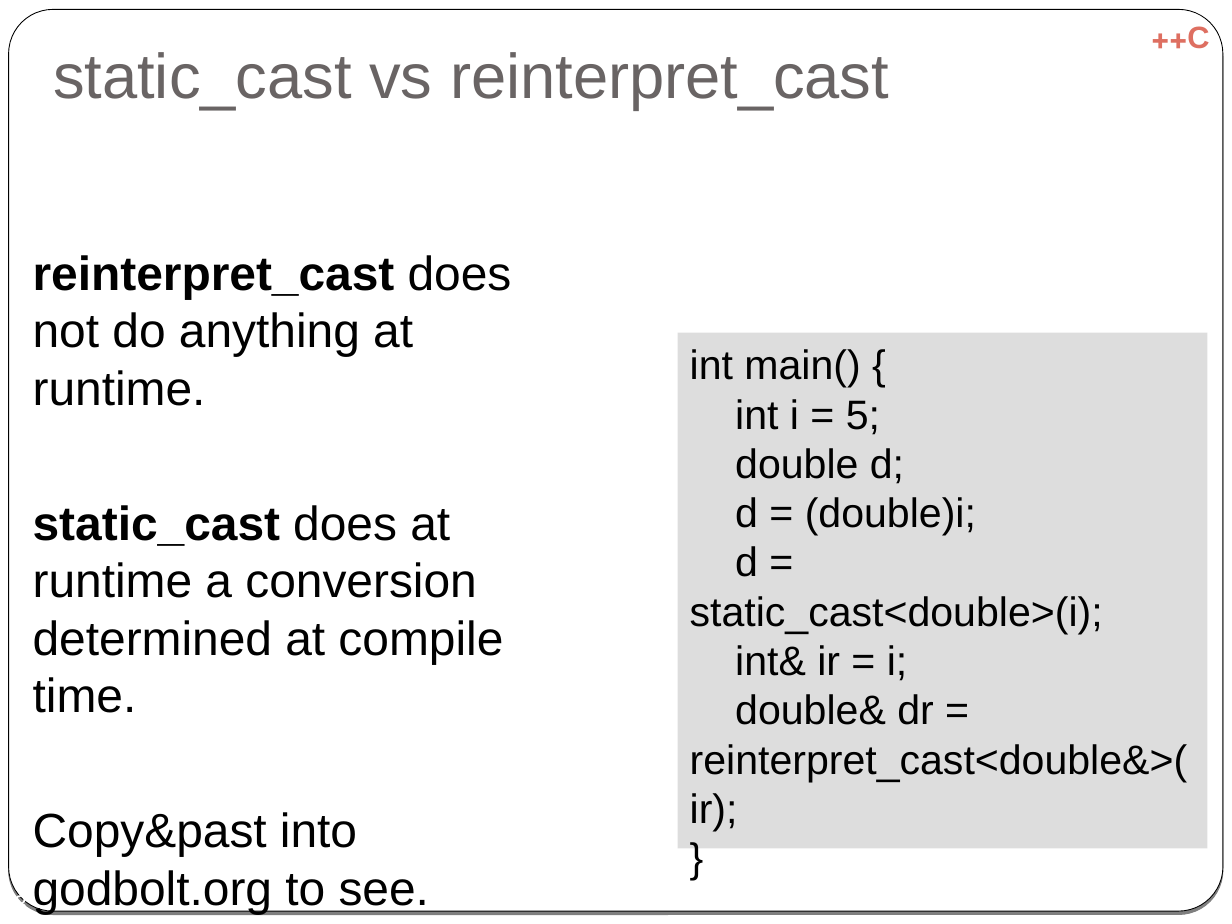
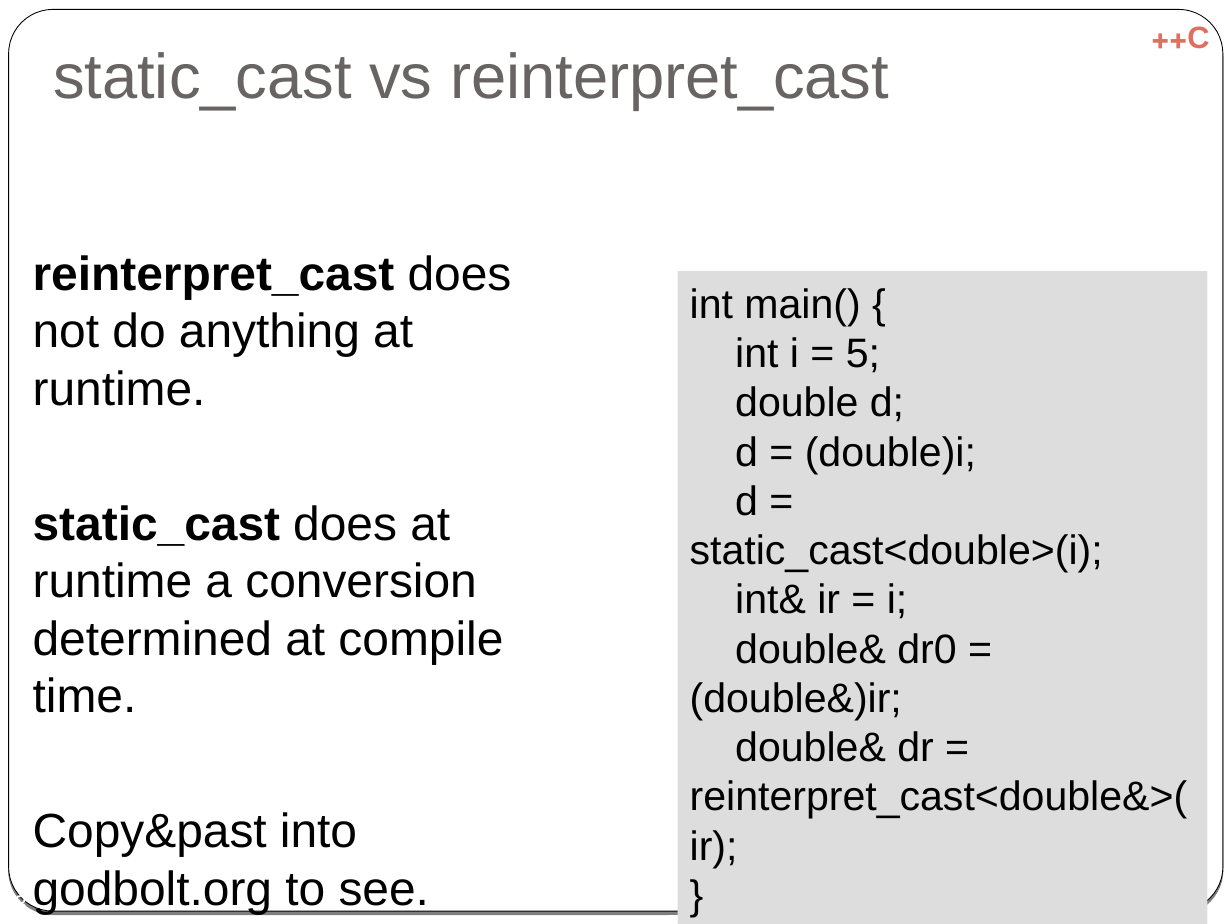
Before and after one commit to cpp-at-ariel/cpp-5778, a slide deck: slide 8 of week07-diamond-rtti/slides-rtti.odp. Drawn at 1232x924 pixels with LibreOffice and Linux fonts; fonts in the diff are those of the drawing. Boxes give left, top, right and bottom in pixels: in the first picture for what was removed or moved away, otherwise in the second. Text is boxed around its words. In the diff, an @@ line names an element or a change of style, - is before the commit and + after.

```diff
--- a/week07-diamond-rtti/slides-rtti.odp
+++ b/week07-diamond-rtti/slides-rtti.odp
@@ rectangle "int main() {": place and size @@
-rectangle "int main() {" at (678,333,1207,849)
+rectangle "int main() {" at (678,271,1207,924)
@@ text in rectangle at (690,633,956,720): paragraph added @@
+double& dr0 = (double&)ir;
```
Also in this commit, not shown: 1 other slide changed, 12 other files.
